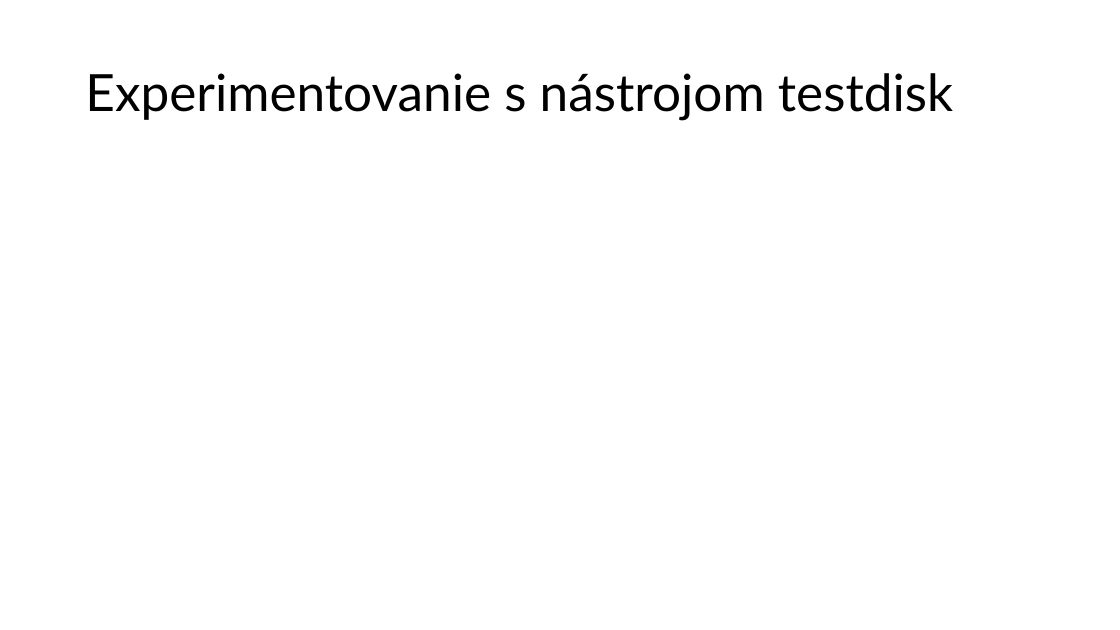
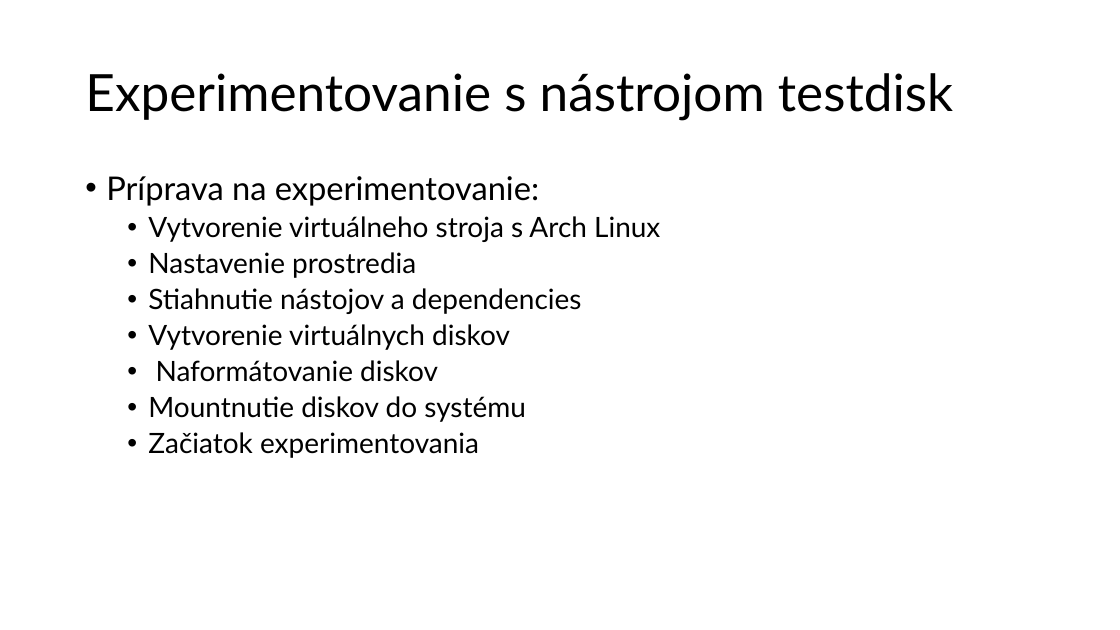
Before and after one commit to MeheheCedy22/PIB, a slide deck: slide 5 of docs/progress-reports/2/ProgressReport2-Cederle-Marek.pptx. Drawn at 1120x630 pixels with LibreOffice and Linux fonts; fonts in the diff are those of the drawing. Boxes give left, top, right and bottom in pixels: in the first picture for what was removed or moved away, otherwise in the second. Text is boxed around its words. In the diff, an @@ line names an element or a change of style, - is before the commit and + after.

```diff
--- a/docs/progress-reports/2/ProgressReport2-Cederle-Marek.pptx
+++ b/docs/progress-reports/2/ProgressReport2-Cederle-Marek.pptx
@@ text added at (x1=106, y1=176, x2=660, y2=458), 24 pt, text #000000 @@
+• Príprava na experimentovanie:
+  • Vytvorenie virtuálneho stroja s Arch Linux
+  • Nastavenie prostredia
+  • Stiahnutie nástojov a dependencies
+  • Vytvorenie virtuálnych diskov
+  • Naformátovanie diskov
+  • Mountnutie diskov do systému
+  • Začiatok experimentovania
```
Also in this commit, not shown: 2 other slides changed, 2 other files.
